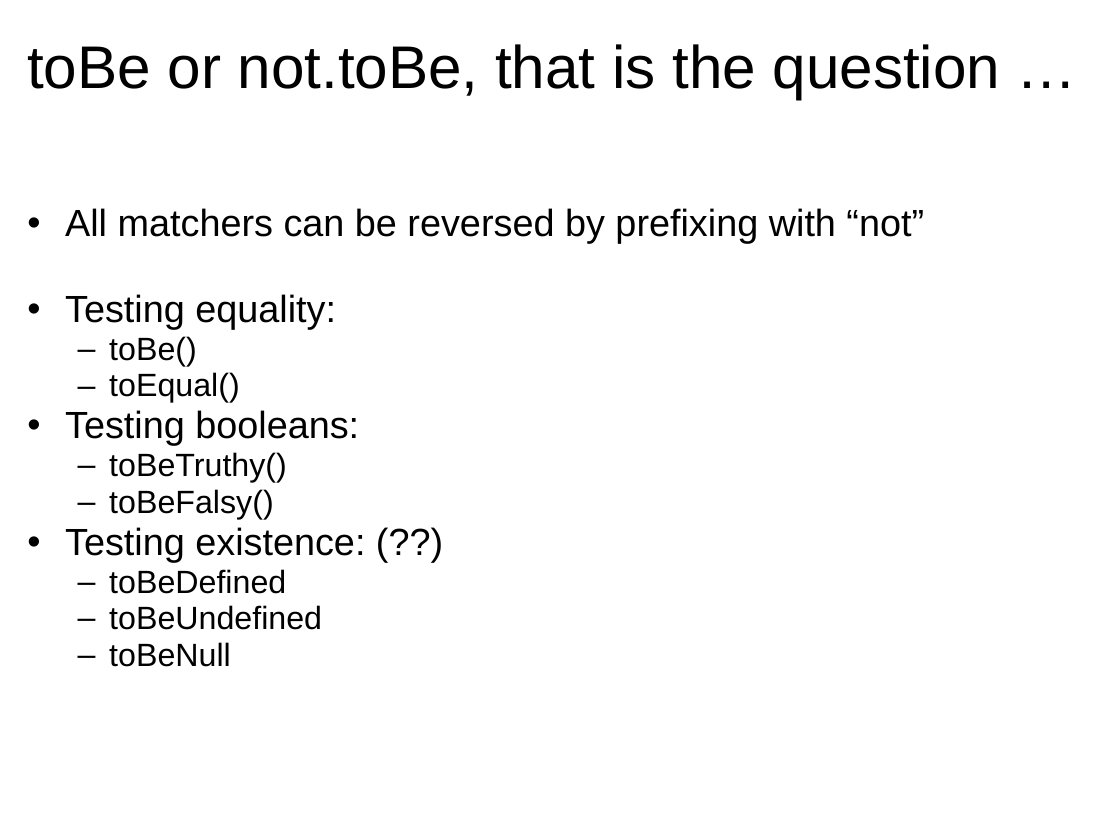
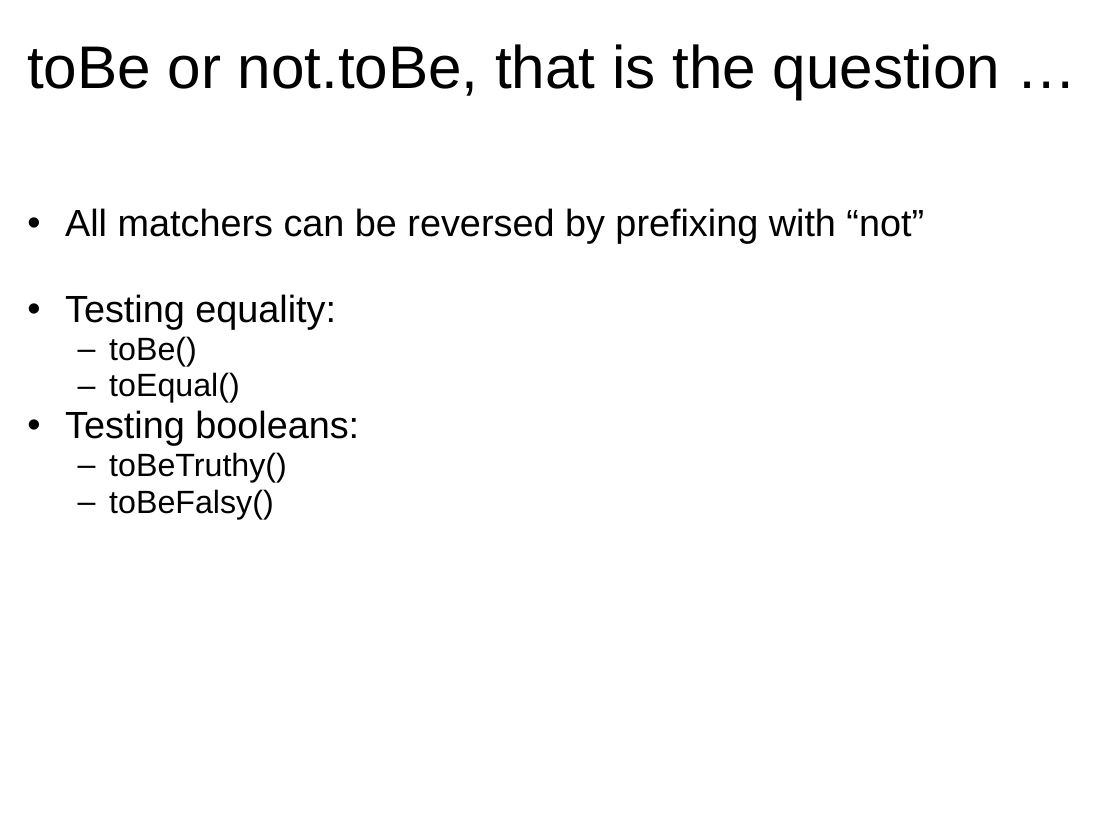
Before and after one commit to jomontanari/JasmineBowlingGame, a slide deck: slide 7 of TestingJavaScript_with_Jasmine.ppt (slide 8 before the commit). Drawn at 1120x840 pixels with LibreOffice and Linux fonts; fonts in the diff are those of the drawing. Boxes give left, top, right and bottom in pixels: in the first picture for what was removed or moved away, otherwise in the second. Text is boxed around its words. In the diff, an @@ line names an element or a change of style, - is before the commit and + after.

```diff
--- a/TestingJavaScript_with_Jasmine.ppt
+++ b/TestingJavaScript_with_Jasmine.ppt
@@ text at (x1=65, y1=527, x2=365, y2=667): paragraphs removed @@
-• Testing existence: (??)
-  – toBeDefined
-  – toBeUndefined
-  – toBeNull
```
Also in this commit, not shown: 5 other slides changed, 6 slides added, 9 slides removed, 1 other file.
